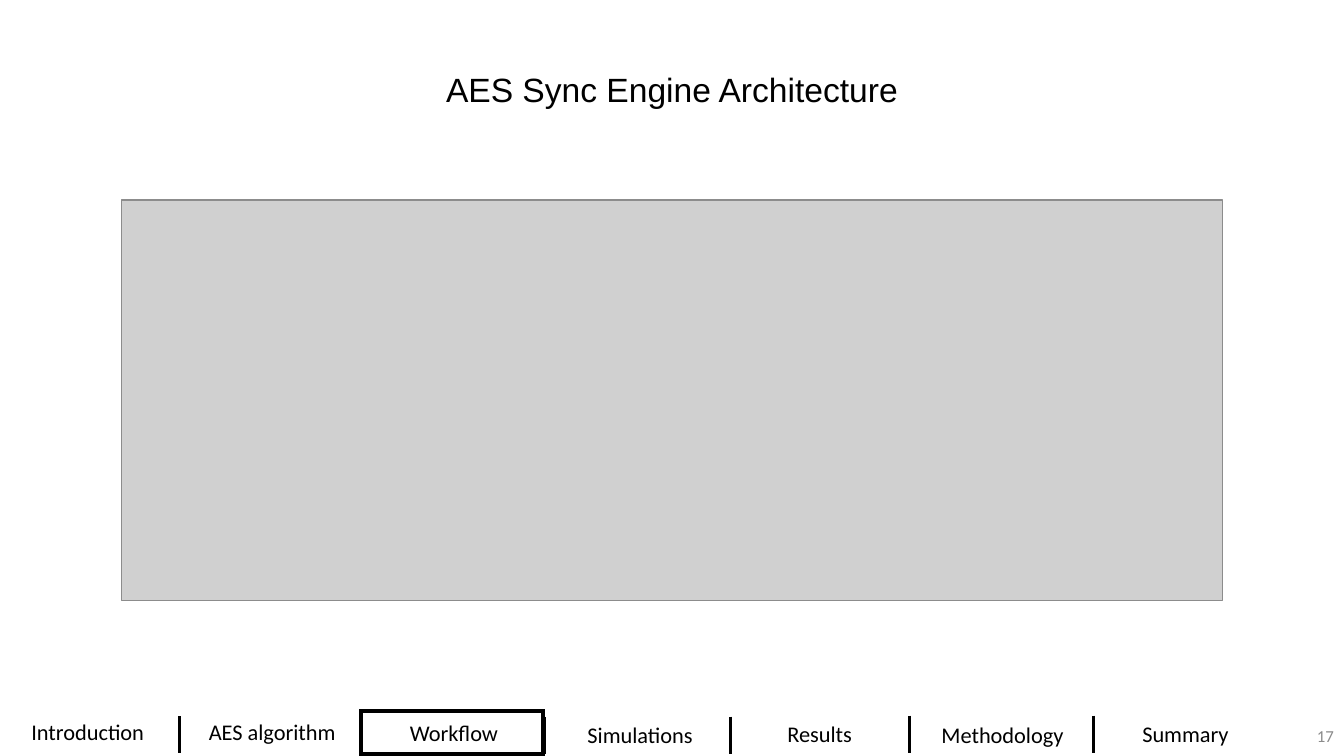
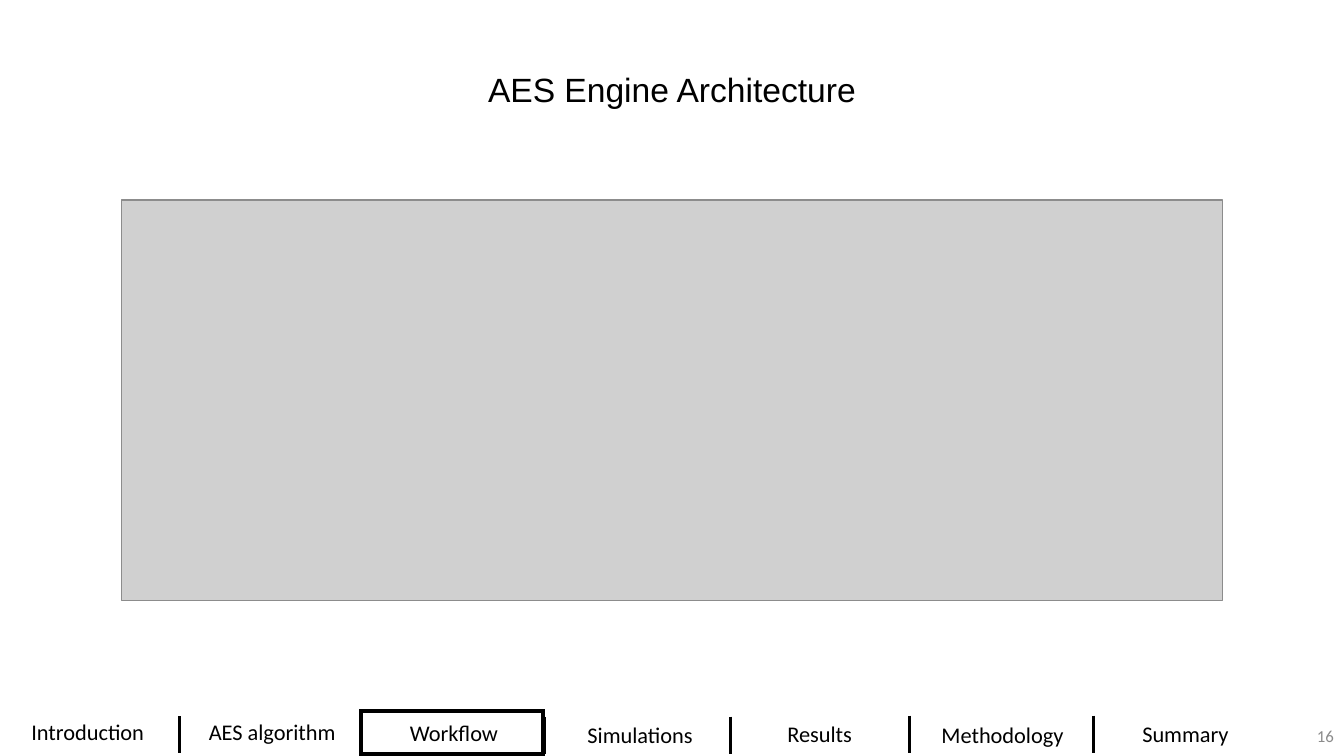
Before and after one commit to DavidDanD/PULPenix_AES, a slide deck: slide 16 of David and Dolev - Final Presentation5.pptx (slide 17 before the commit). Drawn at 1344x756 pixels with LibreOffice and Linux fonts; fonts in the diff are those of the drawing; grey boxes stand for pictures; background and template pictures are left out. Boxes give left, top, right and bottom in pixels: in the first picture for what was removed or moved away, otherwise in the second. Text is boxed around its words. In the diff, an @@ line names an element or a change of style, - is before the commit and + after.

```diff
--- a/David and Dolev - Final Presentation5.pptx
+++ b/David and Dolev - Final Presentation5.pptx
@@ text at (488, 77, 856, 109): text changed @@
-AES Sync Engine Architecture
+AES Engine Architecture
@@ page number at (1317, 731, 1334, 742): text changed @@
-17
+16
```
Also in this commit, not shown: 4 other slides changed, 1 slide removed, 1 other file.
